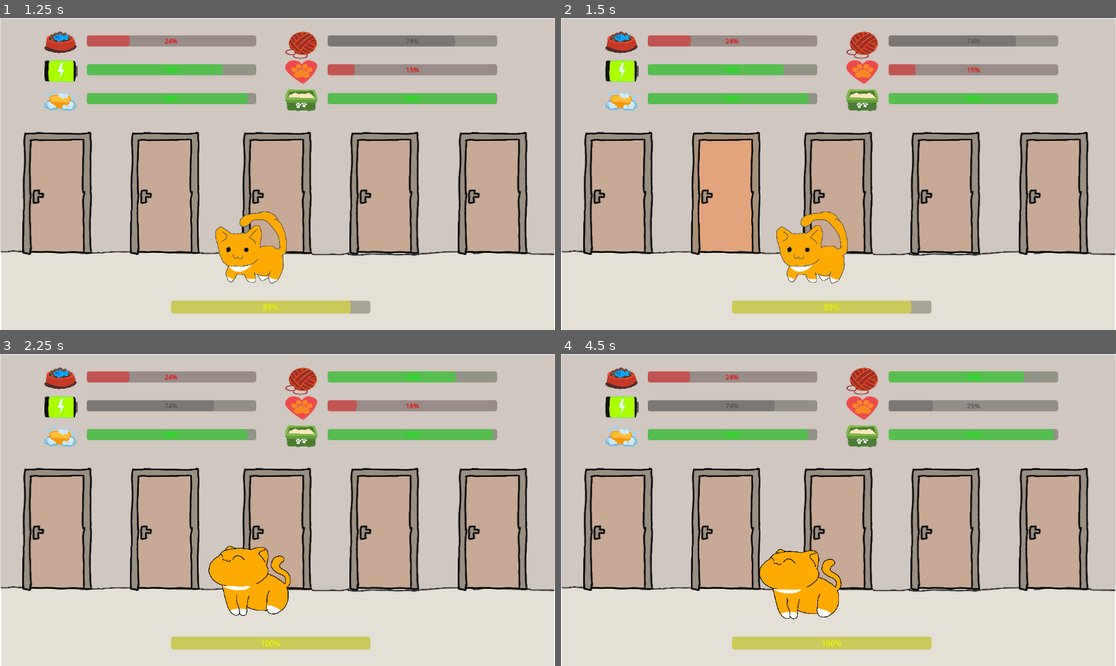
Above: before the commit, frames 1-4 (two rows, left to right).
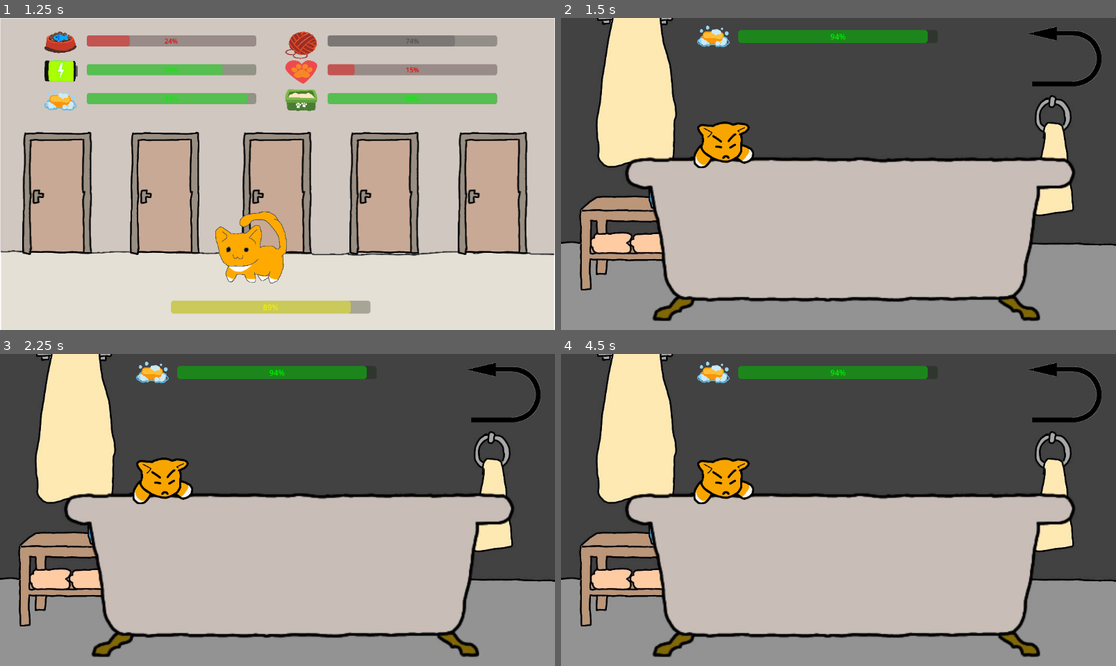
Above: after the commit, the same moments.

Repository: HipolitoThe3rd/Cat-Game
Game: Godot game, scene res://scenes/bath.tscn
Same seed, same stepped clock (60 frames per second), same inputs: the game is played once before the commit and once after it.
Inputs (mouse positions are in pixels of both pictures, inside the frame that each line leads up to):
- Up to frame 1 (1.25 s): click (505, 55) at 0.5 s
- Up to frame 2 (1.5 s): click (727, 192) at 1.25 s
- Up to frame 3 (2.25 s): tap Enter (ui_accept) at 2 s; move the mouse to (255, 581) at 2.02 s; hold Right (ui_right) from 2.03 s (still down); click (255, 581) at 2.17 s
- Up to frame 4 (4.5 s): tap Enter (ui_accept) at 2.27, 3.02 s; move the mouse to (727, 525) at 2.77 s; move the mouse to (894, 441) at 3.52 s; release Right (ui_right) at 3.53 s; hold Left (ui_left) 3.53-4.28 s; move the mouse to (810, 572) at 4.27 s; hold Right (ui_right) from 4.28 s (still down); click (810, 572) at 4.42 s

Frame 1 is identical in both runs. In frame 2, 91% of the frame differs, in the area x 0-100%, y 0-100%; in frame 3, 92%; in frame 4, 92%.

Commit message:
some updates

Diff:
--- a/scenes/hub.tscn
+++ b/scenes/hub.tscn
@@ -38,6 +38,21 @@
 "values": [ExtResource("1_qssp3")]
 }
 
+[sub_resource type="Animation" id="Animation_7t3s2"]
+resource_name = "pet"
+tracks/0/type = "value"
+tracks/0/imported = false
+tracks/0/enabled = true
+tracks/0/path = NodePath("Sprite2D:texture")
+tracks/0/interp = 1
+tracks/0/loop_wrap = true
+tracks/0/keys = {
+"times": PackedFloat32Array(0),
+"transitions": PackedFloat32Array(1),
+"update": 1,
+"values": [ExtResource("9_mw5nc")]
+}
+
 [sub_resource type="Animation" id="Animation_4oyfp"]
 resource_name = "walk"
 loop_mode = 1
@@ -54,21 +69,6 @@
 "values": [ExtResource("7_441x5"), ExtResource("1_qssp3"), ExtResource("8_2hkft"), ExtResource("1_qssp3")]
 }
 
-[sub_resource type="Animation" id="Animation_7t3s2"]
-resource_name = "pet"
-tracks/0/type = "value"
-tracks/0/imported = false
-tracks/0/enabled = true
-tracks/0/path = NodePath("Sprite2D:texture")
-tracks/0/interp = 1
-tracks/0/loop_wrap = true
-tracks/0/keys = {
-"times": PackedFloat32Array(0),
-"transitions": PackedFloat32Array(1),
-"update": 1,
-"values": [ExtResource("9_mw5nc")]
-}
-
 [sub_resource type="AnimationLibrary" id="AnimationLibrary_s6eg2"]
 _data = {
 &"RESET": SubResource("Animation_lcd1r"),
@@ -308,6 +308,7 @@
 offset_bottom = 183.0
 scale = Vector2(0.85, 0.85)
 
+[connection signal="pressed" from="Doors/Door2" to="." method="_on_door_2_pressed"]
 [connection signal="mouse_entered" from="Cat" to="." method="_on_cat_mouse_entered"]
 [connection signal="mouse_entered" from="Cat" to="Cat" method="_on_mouse_entered"]
 [connection signal="mouse_exited" from="Cat" to="." method="_on_cat_mouse_exited"]
--- a/scripts/cat_hub.gd
+++ b/scripts/cat_hub.gd
@@ -180,15 +180,13 @@
 
 # Helper functions for external interactions
 func feed_cat() -> void:
-	Global.hunger = max(0, Global.hunger + 30)
-	Global.mood = min(100, Global.mood + 5)
+	Global.hunger = min(100, Global.hunger + 30)
 	Global.affection = min(100, Global.affection + 2)
 
 
 func pet_cat() -> void:
 	Global.affection = min(100, Global.affection + 0.1)
 	Global.entertainment = min(100, Global.entertainment + 0.05)
-	Global.mood = min(100, Global.mood + 10)
 
 
 func play_with_cat() -> void:
@@ -199,7 +197,6 @@
 
 func bathe_cat() -> void:
 	Global.cleanliness = 100
-	Global.mood = min(100, Global.mood + 8)
 	Global.affection = max(0, Global.affection - 10)  # Cats don't like baths!
 	Global.energy = max(0, Global.energy - 15)
 
--- a/scripts/hub.gd
+++ b/scripts/hub.gd
@@ -7,6 +7,8 @@
 @onready var pb_funbar = $Control/EntertainmentBar
 @onready var pb_lovebar = $Control/AffectionBar
 @onready var pb_bladderbar = $Control/BladderBar
+
+var room_bath = "res://scenes/bath.tscn"
 
 func _ready() -> void:
 	Input.set_custom_mouse_cursor(Global.cursor_default)
@@ -72,3 +74,6 @@
 func _on_cat_mouse_exited() -> void:
 	#print("cursor exited cat")
 	Input.set_custom_mouse_cursor(Global.cursor_default)
+
+func _on_door_2_pressed() -> void:
+	get_tree().change_scene_to_file(room_bath)
